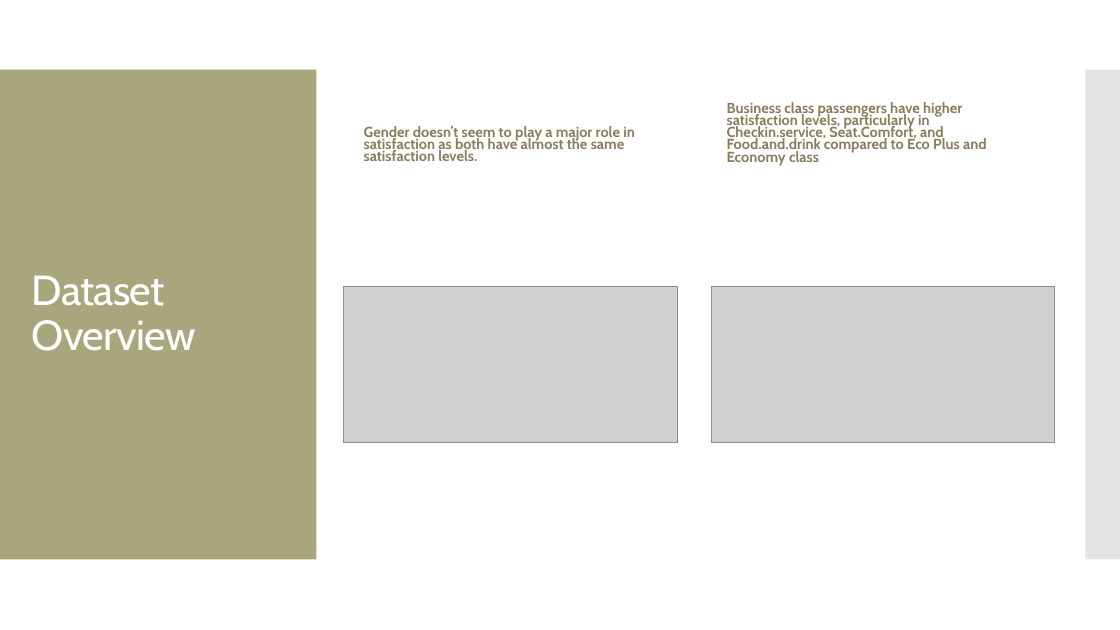
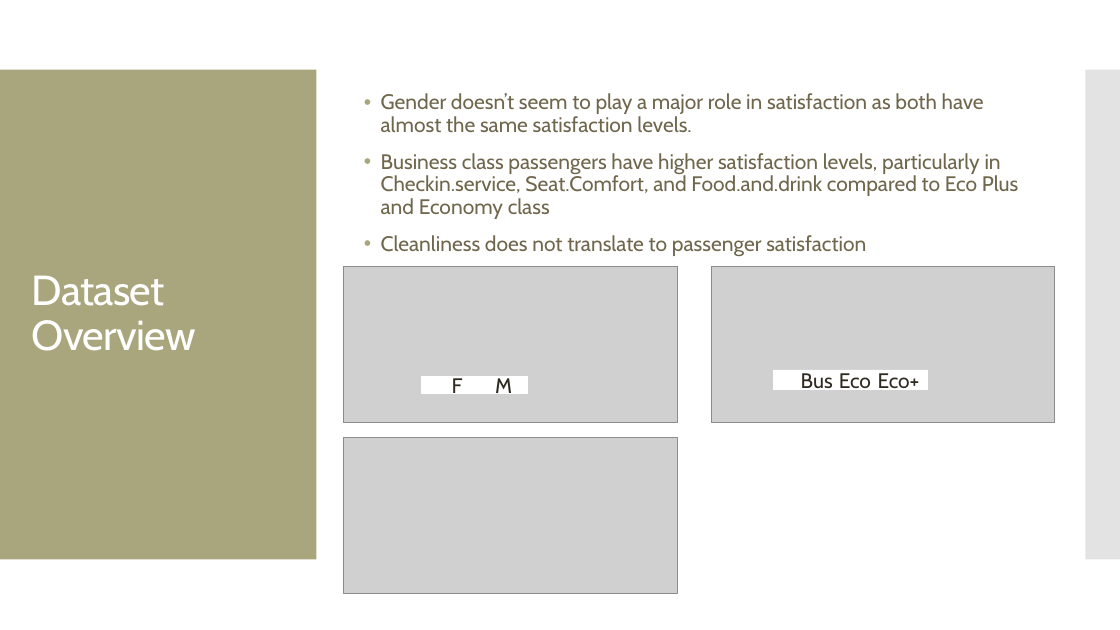
Before and after one commit to MGT-6203-Summer-2023-Edx/Team-6, a slide deck: slide 6 of Final Presentation Slides/Team_6_Final_Slides.pptx. Drawn at 1120x630 pixels with LibreOffice and Linux fonts; fonts in the diff are those of the drawing; grey boxes stand for pictures. Boxes give left, top, right and bottom in pixels: in the first picture for what was removed or moved away, otherwise in the second. Text is boxed around its words. In the diff, an @@ line names an element or a change of style, - is before the commit and + after.

```diff
--- a/Final Presentation Slides/Team_6_Final_Slides.pptx
+++ b/Final Presentation Slides/Team_6_Final_Slides.pptx
@@ text "Gender doesn’t seem to play ..." moved from (x1=727, y1=102, x2=987, y2=166) to (x1=381, y1=93, x2=1019, y2=256) @@
@@ text "Gender doesn’t seem to play ..." at (x1=381, y1=93, x2=1019, y2=256): vertical alignment bottom to middle @@
@@ text at (x1=381, y1=93, x2=984, y2=132): paragraph added @@
+• Gender doesn’t seem to play a major role in satisfaction as both have almost the same satisfaction levels.
@@ text removed at (x1=364, y1=126, x2=635, y2=161) @@
-Gender doesn’t seem to play a major role in satisfaction as both have almost the same satisfaction levels.
@@ text at (x1=381, y1=153, x2=1019, y2=219): size 12.5 to 18 pt, text colour #897D5D to #6F664C, bold off in "Business class passengers have higher satisfaction levels, ..."; bullet none to •; line spacing 0.7 to 0.9; more space between paragraphs @@
@@ text at (x1=381, y1=235, x2=866, y2=256): paragraph added @@
+• Cleanliness does not translate to passenger satisfaction
@@ picture moved from (x1=343, y1=287, x2=677, y2=443) to (x1=343, y1=266, x2=677, y2=423) @@
@@ picture moved from (x1=712, y1=287, x2=1055, y2=443) to (x1=712, y1=266, x2=1055, y2=423) @@
@@ rectangle added at (x1=422, y1=377, x2=528, y2=393), fill #FFFFFF, outline #FFFFFF 0.85 pt @@
@@ text added at (x1=452, y1=378, x2=463, y2=393), 18 pt, text #2F2B20 @@
+F
@@ text added at (x1=495, y1=376, x2=512, y2=394), 18 pt, text #2F2B20 @@
+M
@@ rectangle added at (x1=774, y1=370, x2=928, y2=390), fill #FFFFFF, outline #FFFFFF 0.85 pt @@
@@ text added at (x1=801, y1=373, x2=833, y2=394), 18 pt, text #2F2B20 @@
+Bus
@@ text added at (x1=839, y1=373, x2=871, y2=394), 18 pt, text #2F2B20 @@
+Eco
@@ text added at (x1=878, y1=373, x2=920, y2=394), 18 pt, text #2F2B20 @@
+Eco+
@@ picture added at (x1=343, y1=437, x2=677, y2=593) @@
```
Also in this commit, not shown: 1 slide removed, 1 other file.
